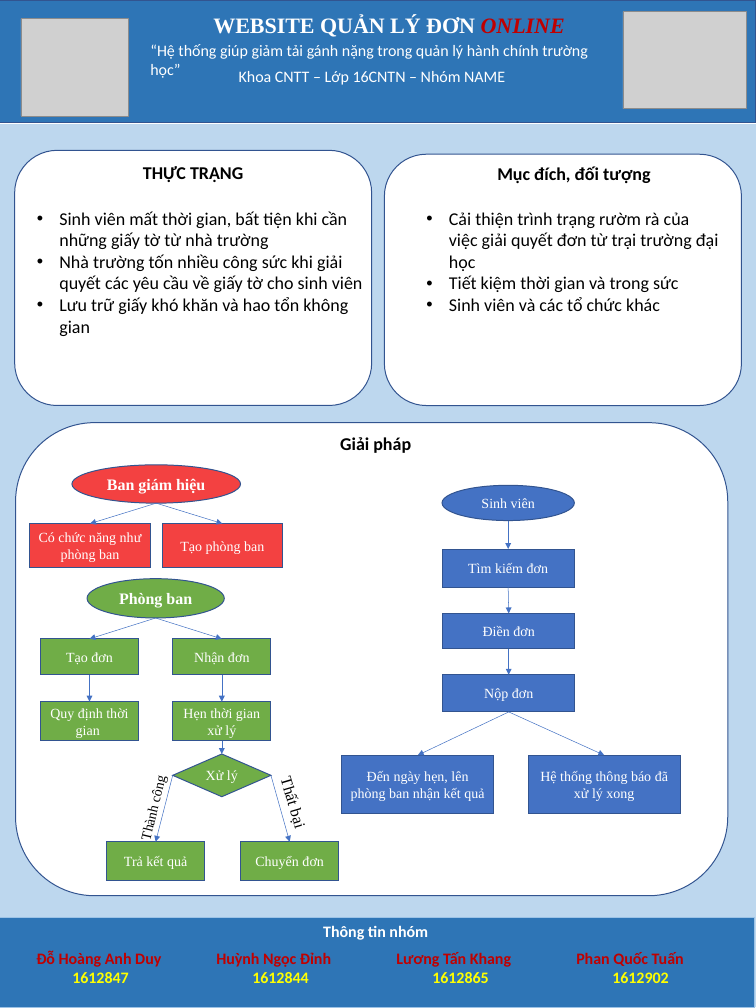
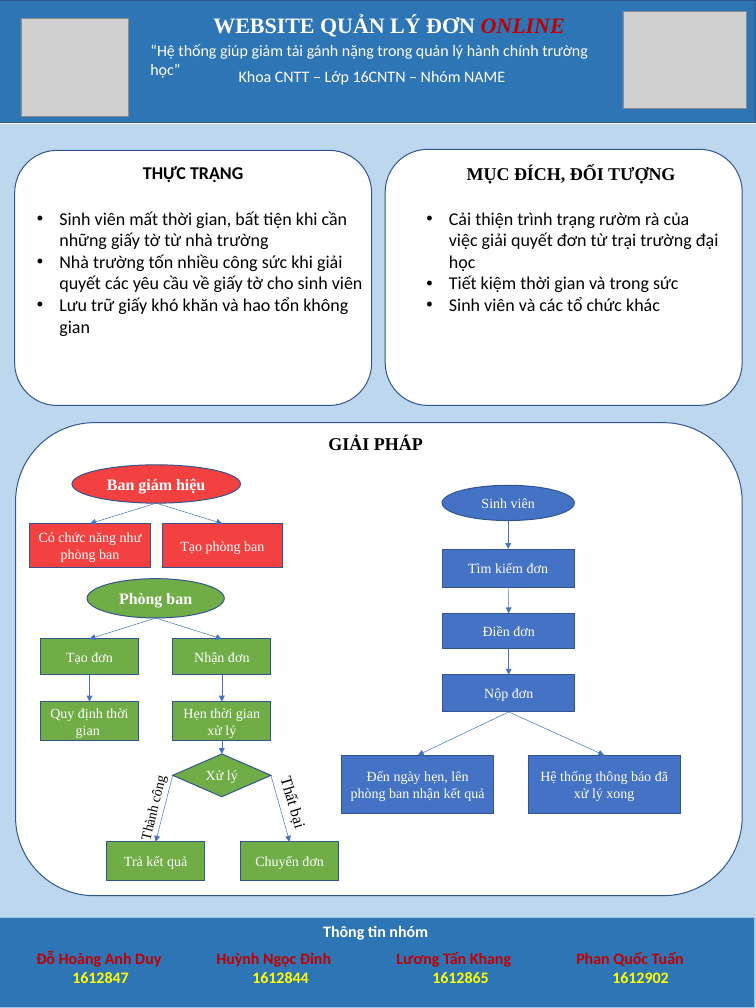
Before and after one commit to name-cntn16/name-cntn16.gihub.io, a slide deck: slide 1 of poster/posterV1_dinhedit.pptx. Drawn at 756x1008 pixels with LibreOffice and Linux fonts; fonts in the diff are those of the drawing; grey boxes stand for pictures. Boxes give left, top, right and bottom in pixels: in the first picture for what was removed or moved away, otherwise in the second. Text is boxed around its words. In the diff, an @@ line names an element or a change of style, - is before the commit and + after.

Commit message:
fix bug poster

```diff
--- a/poster/posterV1_dinhedit.pptx
+++ b/poster/posterV1_dinhedit.pptx
@@ rounded rectangle resized from (x1=384, y1=154, x2=742, y2=405) to (x1=385, y1=149, x2=742, y2=405) @@
@@ text at (x1=467, y1=166, x2=675, y2=184): text changed; font Calibri to Times New Roman @@
-Mục đích, đối tượng
+MỤC ĐÍCH, ĐỐI TƯỢNG
@@ rounded rectangle resized from (x1=16, y1=423, x2=728, y2=896) to (x1=16, y1=423, x2=742, y2=896) @@
@@ text at (x1=328, y1=437, x2=423, y2=450): text changed; font Calibri to Times New Roman @@
-Giải pháp
+GIẢI PHÁP
```
Also in this commit, not shown: 1 other file.
